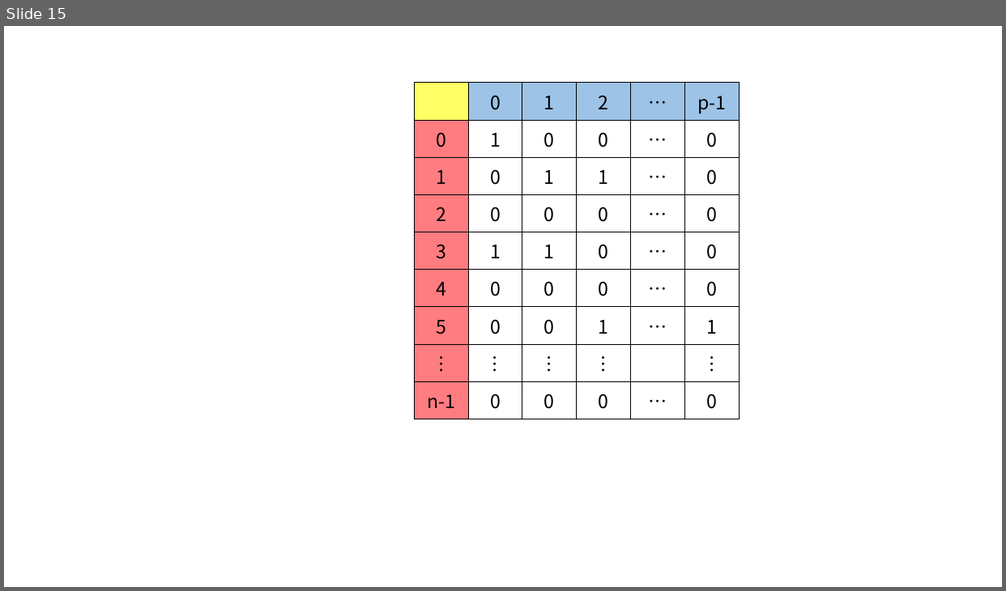
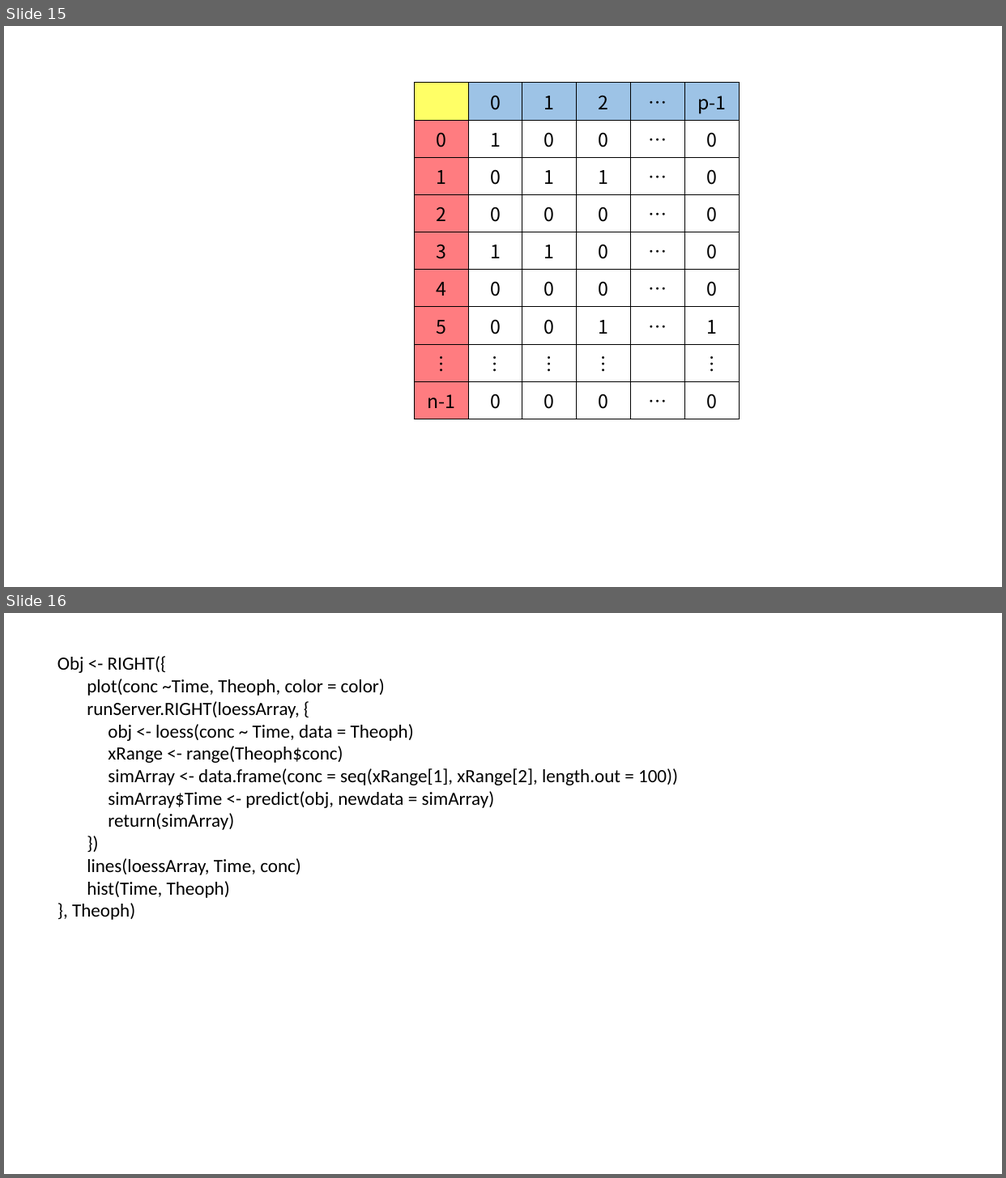
Before and after one commit to JonghyunBae/r-interactive-graphics-via-html, a slide deck: papers/useR_2014/poster picture.pptx. Shown one above the other, each under a label of ours: slide 15 before the commit, slides 15 and 16 after it. The pictures are 1006x591 and 1006x1178 pixels, drawn with LibreOffice and Linux fonts; fonts in the diff are those of the drawing. Boxes give left, top, right and bottom in pixels: in the first picture for what was removed or moved away, otherwise in the second. Text is boxed around its words. In the diff, an @@ line names an element or a change of style, - is before the commit and + after.

```diff
--- a/papers/useR_2014/poster picture.pptx
+++ b/papers/useR_2014/poster picture.pptx
@@ slide 16 added at [4, 613, 1002, 1174], background #FFFFFF @@
@@ text added at [57, 656, 678, 920], 18 pt, text #000000 @@
+Obj <- RIGHT({
+plot(conc ~Time, Theoph, color = color)
+runServer.RIGHT(loessArray, {
+obj <- loess(conc ~ Time, data = Theoph)
+xRange <- range(Theoph$conc)
+simArray <- data.frame(conc = seq(xRange[1], xRange[2], length.out = 100))
+simArray$Time <- predict(obj, newdata = simArray)
+return(simArray)
+})
+lines(loessArray, Time, conc)
+hist(Time, Theoph)
+}, Theoph)
```
Also in this commit, not shown: 1 slide changed, 2 other slides added, 1 slide removed, 1 other file.
